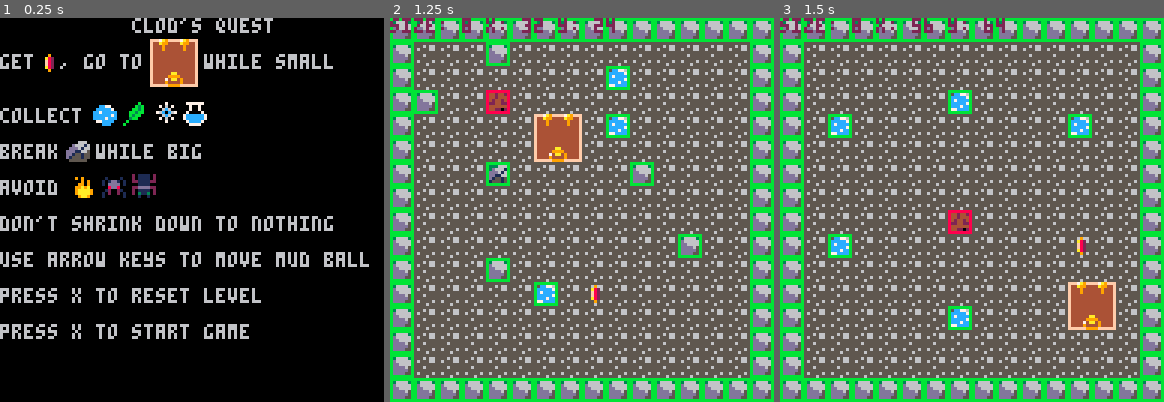
Above: before the commit, frames 1-3 (left to right).
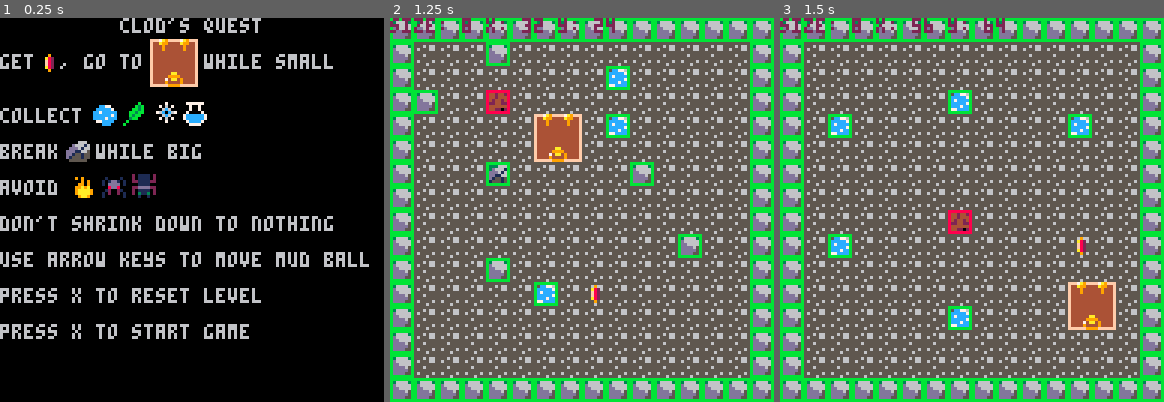
Above: after the commit, the same moments.

Repository: cassandra-largosa/Jelly-and-Jam
Game: PICO-8 cartridge jam.p8
The game is run twice, just before and just after one commit, with the same random seed, the same clock (stepped at 60 frames per second) and the same inputs.
Inputs:
- Up to frame 1 (0.25 s): no input
- Up to frame 2 (1.25 s): tap O (Z key) at 0.33, 0.7 s; tap X (X key) at 1.07 s
- Up to frame 3 (1.5 s): tap O (Z key) at 1.43 s

The runs differ from the first frame. In frame 1, 0.5% of the frame differs, in the area x 31-72%, y 0-4%; in frame 2, nothing differs; in frame 3, nothing differs.

Commit message:
Reorder events to fix edge case bug

Diff:
--- a/jam.p8
+++ b/jam.p8
@@ -462,7 +462,7 @@
     cls()
 
     if mode == "title" then
-        print("           clod's quest\n")
+        print("          clod's quest\n")
 
         print("get  , go to     while small\n\n")
         spr(sprite_map.goal, 12, 11)
@@ -621,7 +621,7 @@
     --if mud is not alive, then don't bother updating the game state
     if not mud.alive then return end
 
-    --move and grow mud
+    --move mud
     local moved = false
     local dir = ""
     if btnp(0) then
@@ -639,15 +639,6 @@
 
     --update the rest of the game state only if the mud moved
     if moved then
-        --grow mud
-        local growth = 0
-        if potion > 0 then
-            growth = -mud.growth
-        elseif snow <= 0 then
-            growth = mud.growth
-        end
-        mud.grow(growth)
-
         --update timers
         if potion > 0 then potion -= 1 end
         if snow > 0 then snow -= 1 end
@@ -656,8 +647,6 @@
         --move spiders and beetles
         foreach(spiders, move_spider)
         foreach(beetles, move_beetle)
-
-        if not mud.alive then return end --if mud is killed (by growth), we're done
 
         --break pebbles
         if mud.size >= pebble_break_size then
@@ -671,7 +660,18 @@
             if crushed then sfx(18) end
         end
 
-        --adjust mud's position only after breaking pebbles
+        --grow mud
+        local growth = 0
+        if potion > 0 then
+            growth = -mud.growth
+        elseif snow <= 0 then
+            growth = mud.growth
+        end
+        mud.grow(growth)
+
+        if not mud.alive then return end --if mud is killed (by growth), we're done
+
+        --adjust mud
         mud.adjust(growth)
 
         --collect goal
